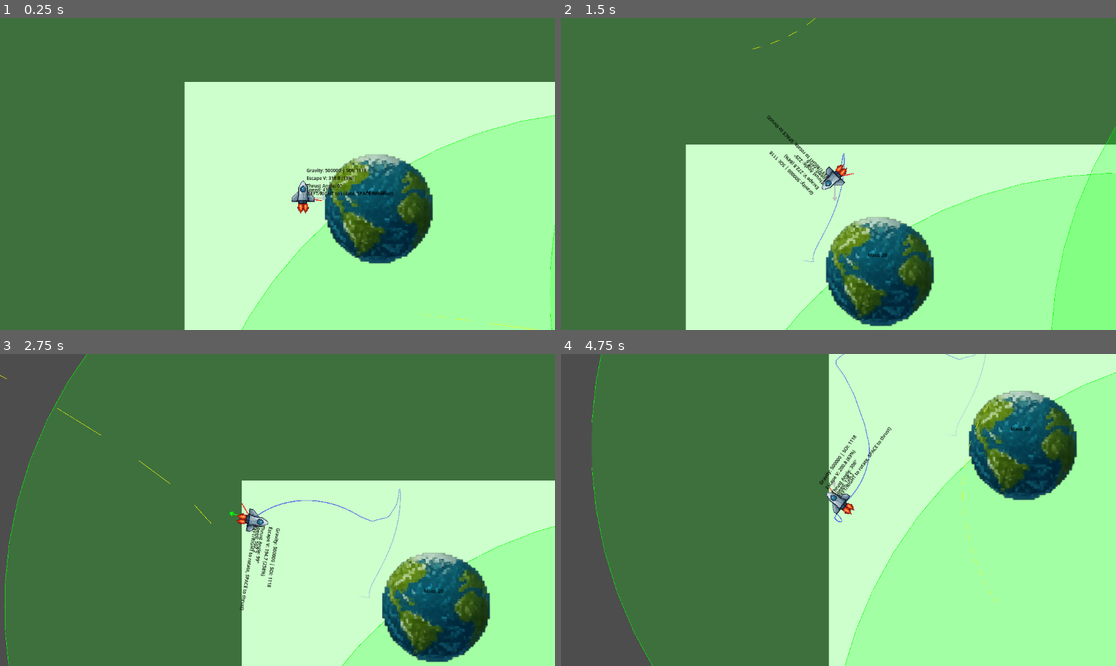
Above: before the commit, frames 1-4 (two rows, left to right).
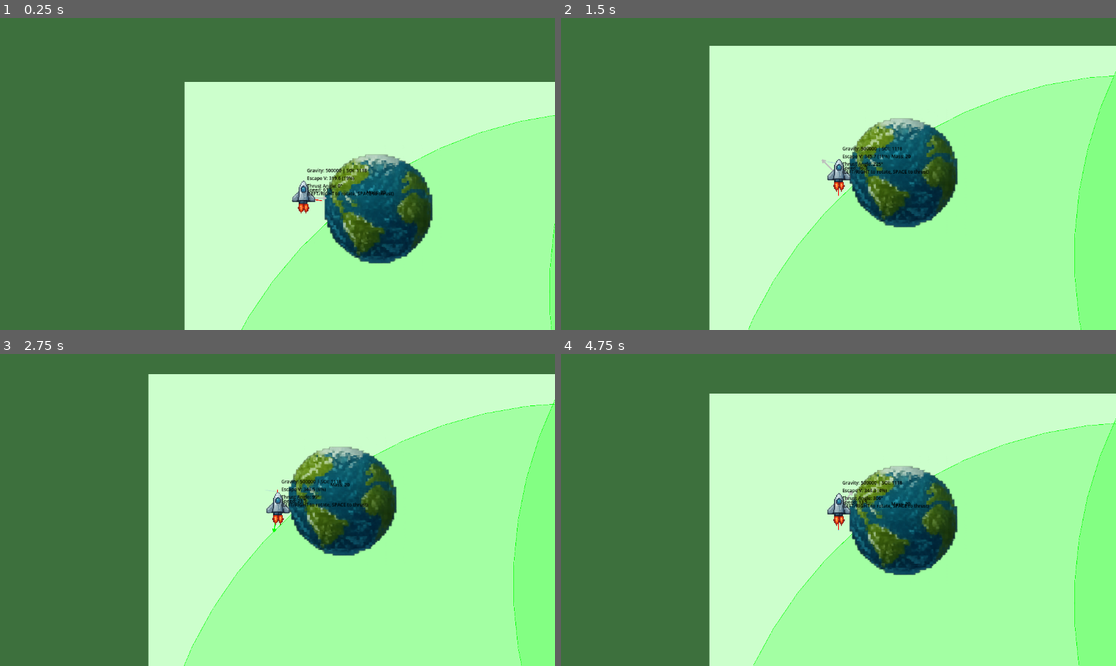
Above: after the commit, the same moments.

Repository: magedeungaro/Orbit
Game: Godot game, scene res://main.tscn
The game is run twice, just before and just after one commit, with the same random seed, the same clock (stepped at 60 frames per second) and the same inputs.
Inputs:
- Up to frame 1 (0.25 s): no input
- Up to frame 2 (1.5 s): hold Right (ui_right) 0.53-1.28 s; hold Space (ui_select) 0.53-1.28 s; hold Down (ui_down) from 1.28 s (still down); tap Space (ui_select) at 1.35 s
- Up to frame 3 (2.75 s): tap Space (ui_select) at 1.52, 1.82 s; release Down (ui_down) at 2.03 s; hold Right (ui_right) from 2.03 s (still down); hold Space (ui_select) from 2.03 s (still down)
- Up to frame 4 (4.75 s): release Right (ui_right) at 2.78 s; release Space (ui_select) at 2.78 s; hold Up (ui_up) 2.78-3.53 s; tap Space (ui_select) at 2.85, 3.02, 3.32, 4.35, 4.52 s; hold Space (ui_select) 3.53-4.28 s; hold Left (ui_left) from 3.53 s (still down)

The runs differ from the first frame. In frame 1, 0.7% of the frame differs, in the area x 43-100%, y 31-100%; in frame 2, 44%; in frame 3, 69%, in the area x 0-100%, y 0-100%; in frame 4, 53%.

Commit message:
Adjust orbital mechanics parameters: reduce thrust force and set mass for orbiting body

Diff:
--- a/main.tscn
+++ b/main.tscn
@@ -40,6 +40,8 @@
 [node name="OrbitingBody" type="CharacterBody2D" parent="."]
 position = Vector2(300, 300)
 script = ExtResource("2_eevcs")
+thrust_force = 0.0
+mass = 500.0
 
 [node name="CollisionShape2D" type="CollisionShape2D" parent="OrbitingBody"]
 position = Vector2(1, -14.5)
--- a/scripts/orbiting_body.gd
+++ b/scripts/orbiting_body.gd
@@ -3,7 +3,7 @@
 ## The orbiting body is controlled via arrow key thrust
 ## The central body exerts gravity on the orbiting body
 
-@export var thrust_force: float = 200.0  # Force applied by thrust input
+@export var thrust_force: float = 5.0  # Force applied by thrust input (reduced from 100.0)
 @export var gravitational_constant: float = 500000.0  # Gravitational constant (much stronger)
 @export var gravity_adjustment_rate: float = 5000.0  # How much gravity changes per keystroke
 @export var base_sphere_of_influence: float = 500.0  # Base radius of gravitational influence
@@ -11,17 +11,16 @@
 @export var mass: float = 50.0  # Mass of this body (increased from 10.0)
 @export var show_velocity_vector: bool = true  # Draw velocity vector
 @export var bounce_coefficient: float = 0.8  # How much velocity is retained after bounce (0-1)
-@export var friction_coefficient: float = 0.95  # Friction/drag applied each frame (0.95 = 5% friction)
 @export var body_radius: float = 15.0  # Radius of the body for collision detection
 @export var viewport_width: float = 3000.0  # Width of play area (match ColorRect width)
 @export var viewport_height: float = 2000.0  # Height of play area (match ColorRect height)
 @export var show_orbit_trail: bool = true  # Draw the orbit trail
 @export var orbit_trail_color: Color = Color.BLUE  # Color of the orbit trail
 @export var trail_max_points: int = 500  # Maximum points to store for trail
-@export var use_escape_velocity_thrust: bool = true  # Scale thrust to achieve escape velocity
+@export var use_escape_velocity_thrust: bool = false  # Scale thrust to achieve escape velocity (disabled for controlled movement)
 @export var thrust_angle_rotation_speed: float = 180.0  # Degrees per second for rotating thrust direction
 @export var show_thrust_indicator: bool = true  # Draw arrow showing thrust direction
-@export var show_trajectory: bool = true  # Draw predicted trajectory
+@export var show_trajectory: bool = false  # Draw predicted trajectory (disabled)
 @export var trajectory_prediction_time: float = 3.0  # How far into the future to predict (seconds)
 @export var trajectory_points: int = 30  # Number of points to calculate for trajectory
 
@@ -29,7 +28,6 @@
 var orbit_trail: PackedVector2Array = []  # Stores positions along the orbit
 var trail_update_counter: int = 0  # Counter to sample every N frames
 var thrust_angle: float = 0.0  # Current thrust direction angle in degrees
-var predicted_trajectory: PackedVector2Array = []  # Predicted future positions
 var gravity_debug_printed: bool = false  # Flag to print gravity debug info only once
 
 
@@ -122,12 +120,6 @@
 	# Apply gravity from all central bodies
 	apply_gravity_from_all_bodies(delta)
 
-	# Apply friction/drag to velocity
-	velocity *= friction_coefficient
-
-	# Rotate to face thrust direction
-	rotation = deg_to_rad(thrust_angle)
-
 	# Move the body using velocity
 	move_and_slide()
 
@@ -136,9 +128,6 @@
 
 	# Update orbit trail
 	update_orbit_trail()
-
-	# Calculate predicted trajectory
-	calculate_predicted_trajectory()
 
 	# Queue redraw for debug visualization
 	queue_redraw()
@@ -324,66 +313,7 @@
 			orbit_trail.remove_at(0)
 
 
-func calculate_predicted_trajectory() -> void:
-	# Predict the trajectory based on current velocity and gravity
-	predicted_trajectory.clear()
-
-	var sim_position = global_position
-	var sim_velocity = velocity
-	var time_step = trajectory_prediction_time / trajectory_points
-
-	for i in range(trajectory_points):
-		# Add current position to trajectory
-		predicted_trajectory.append(sim_position)
-
-		# Apply gravity from all bodies
-		for body in central_bodies:
-			var direction_to_center = body.global_position - sim_position
-			var distance = direction_to_center.length()
-			var soi = calculate_sphere_of_influence()
-
-			# Only apply gravity if within sphere of influence
-			if distance > 1.0 and distance <= soi:
-				var gravitational_acceleration = (gravitational_constant * body.mass) / (distance * distance)
-				var gravity_acceleration = direction_to_center.normalized() * gravitational_acceleration
-				sim_velocity += gravity_acceleration * time_step
-
-		# Apply thrust if space is pressed
-		if Input.is_action_pressed("ui_select"):
-			var thrust_angle_rad = deg_to_rad(thrust_angle)
-			var thrust_direction = Vector2(
-				cos(thrust_angle_rad),
-				sin(thrust_angle_rad)
-			)
-			var effective_thrust = thrust_force
-			if use_escape_velocity_thrust:
-				# Find closest body for escape velocity calculation
-				var closest_body = null
-				var closest_distance = INF
-				for body in central_bodies:
-					var dist = (body.global_position - sim_position).length()
-					if dist < closest_distance:
-						closest_distance = dist
-						closest_body = body
-
-				if closest_body != null and closest_distance > 1.0:
-					var escape_vel = sqrt((2.0 * gravitational_constant * closest_body.mass) / closest_distance)
-					effective_thrust = (escape_vel / 5.0) * mass
-
-			sim_velocity += thrust_direction * effective_thrust * time_step
-
-		# Update position
-		sim_position += sim_velocity * time_step
-
-
 func _draw() -> void:
-	# Draw predicted trajectory as dotted line
-	if show_trajectory and predicted_trajectory.size() > 1:
-		for i in range(predicted_trajectory.size() - 1):
-			# Draw segments as dashed line (every other segment to create dotted effect)
-			if i % 2 == 0:
-				draw_line(predicted_trajectory[i], predicted_trajectory[i + 1], Color.YELLOW, 1.0)
-
 	# Draw thrust direction indicator arrow
 	if show_thrust_indicator:
 		var thrust_angle_rad = deg_to_rad(thrust_angle)
